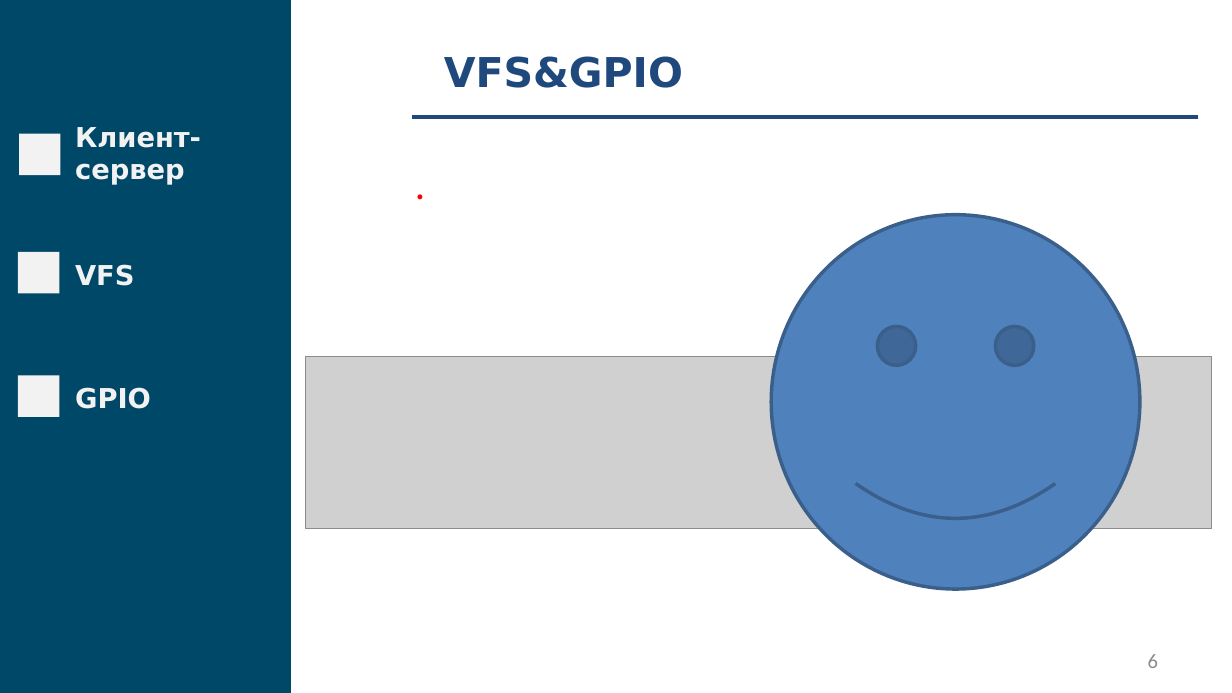
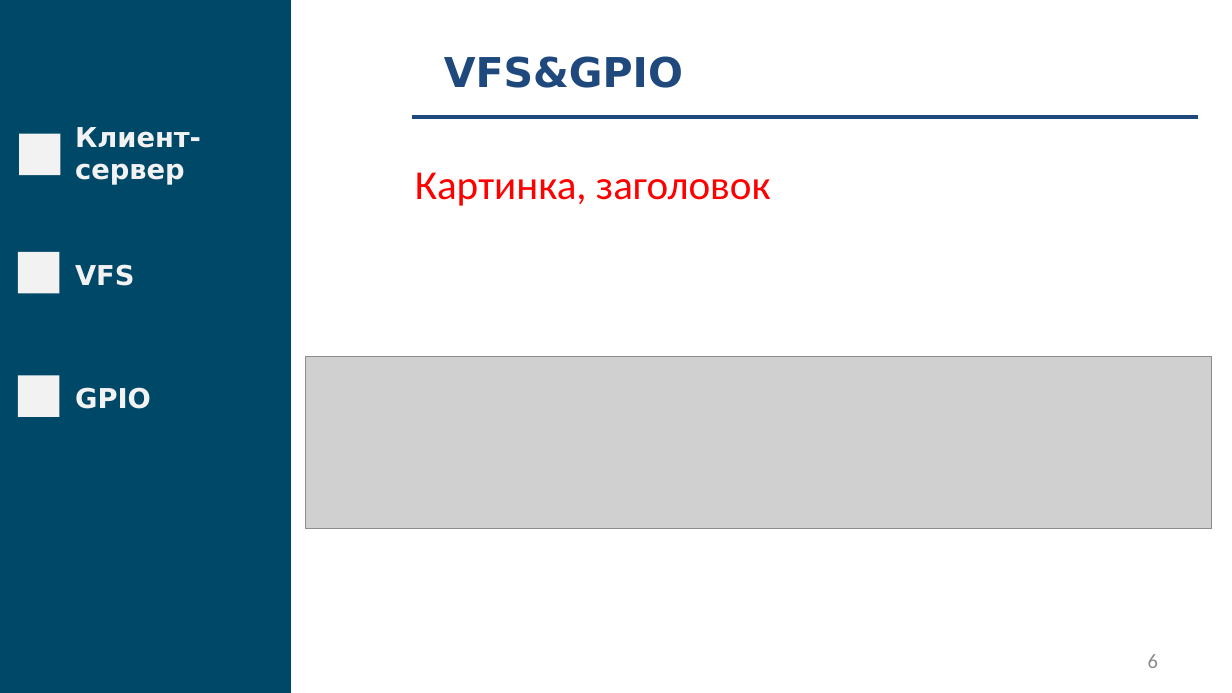
Before and after one commit to fanglores/Gagarin-2022, a slide deck: slide 6 of doc/Presentation.pptx. Drawn at 1232x693 pixels with LibreOffice and Linux fonts; fonts in the diff are those of the drawing; grey boxes stand for pictures. Boxes give left, top, right and bottom in pixels: in the first picture for what was removed or moved away, otherwise in the second. Text is boxed around its words. In the diff, an @@ line names an element or a change of style, - is before the commit and + after.

```diff
--- a/doc/Presentation.pptx
+++ b/doc/Presentation.pptx
@@ text removed at box(403, 153, 439, 214) @@
-.
@@ text added at box(415, 172, 771, 206), 24 pt, text #FF0000 @@
+Картинка, заголовок
@@ smiley face removed at box(771, 214, 1140, 589) @@
```
Also in this commit, not shown: 4 other slides changed.
